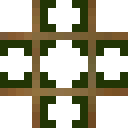
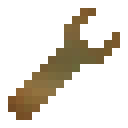
Layer changes from the first w=128, h=128 image to the second:
hid "Layer #1" over [0, 0, 128, 128]
hid "Layer #10" over [0, 0, 128, 128]
added layer "Layer #6" above "Layer #5" over [8, 8, 120, 120]
